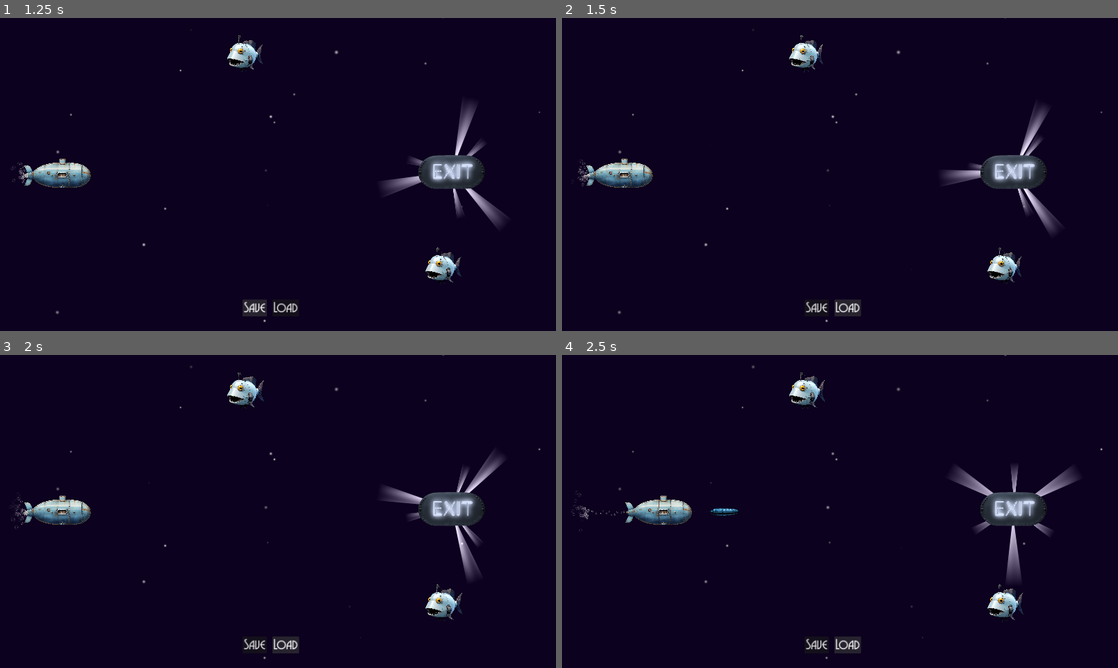
Above: before the commit, frames 1-4 (two rows, left to right).
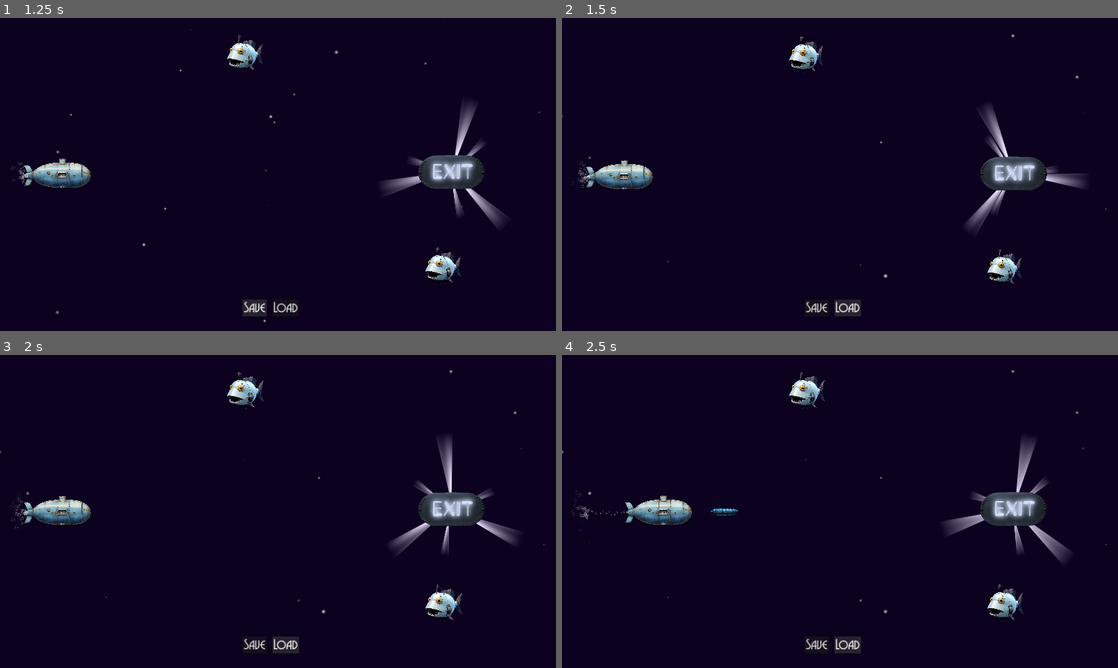
Above: after the commit, the same moments.

Repository: godotneers/saving-loading-video
Game: Godot game, scene res://game.tscn
The game is run twice, just before and just after one commit, with the same random seed, the same clock (stepped at 60 frames per second) and the same inputs.
Inputs:
- Up to frame 1 (1.25 s): click "Save" at 0.5 s
- Up to frame 2 (1.5 s): click "Load" at 1.25 s
- Up to frame 3 (2 s): no input
- Up to frame 4 (2.5 s): hold D (right) from 2.03 s (still down); hold Space (fire) from 2.03 s (still down)

Frame 1 is identical in both runs. In frame 2, 3.4% of the frame differs, in the area x 0-98%, y 0-98%; in frame 3, 2.3%; in frame 4, 2.1%.

Commit message:
feat: add full save/load including levels

Diff:
--- a/level_exit/level_exit.tscn
+++ b/level_exit/level_exit.tscn
@@ -94,21 +94,21 @@
 script = ExtResource("1_d4hnl")
 
 [node name="LightConeRoot" type="Node2D" parent="."]
-rotation = 1.16238
+rotation = 0.628208
 
 [node name="LightCone" parent="LightConeRoot" instance=ExtResource("1_2r5cp")]
-material = SubResource("ShaderMaterial_o547e")
+material = SubResource("ShaderMaterial_vt64g")
 position = Vector2(139.729, 1.61257)
 scale = Vector2(64, 256)
 
 [node name="LightCone2" parent="LightConeRoot" instance=ExtResource("1_2r5cp")]
-material = SubResource("ShaderMaterial_1ccoj")
+material = SubResource("ShaderMaterial_1phdr")
 position = Vector2(-71.8767, 113.349)
 rotation = 0.541052
 scale = Vector2(64, 256)
 
 [node name="LightCone3" parent="LightConeRoot" instance=ExtResource("1_2r5cp")]
-material = SubResource("ShaderMaterial_0opgs")
+material = SubResource("ShaderMaterial_agrg4")
 position = Vector2(-67.2145, -120.342)
 rotation = 2.61799
 scale = Vector2(64, 256)
--- a/levels/level_0.tscn
+++ b/levels/level_0.tscn
@@ -13,7 +13,7 @@
 [sub_resource type="RectangleShape2D" id="RectangleShape2D_8khbb"]
 size = Vector2(184, 1279.5)
 
-[node name="Level0" type="Node2D"]
+[node name="Level0" type="Node2D" groups=["level"]]
 script = ExtResource("1_efrk8")
 next_level = "res://levels/level_1.tscn"
 
--- a/levels/level_1.tscn
+++ b/levels/level_1.tscn
@@ -14,7 +14,7 @@
 [sub_resource type="RectangleShape2D" id="RectangleShape2D_8khbb"]
 size = Vector2(184, 1279.5)
 
-[node name="Level1" type="Node2D"]
+[node name="Level1" type="Node2D" groups=["level"]]
 script = ExtResource("1_b70ol")
 next_level = "res://levels/level_3.tscn"
 
--- a/levels/level_3.tscn
+++ b/levels/level_3.tscn
@@ -14,7 +14,7 @@
 [sub_resource type="RectangleShape2D" id="RectangleShape2D_8khbb"]
 size = Vector2(184, 1279.5)
 
-[node name="Level3" type="Node2D"]
+[node name="Level3" type="Node2D" groups=["level"]]
 script = ExtResource("1_b70ol")
 next_level = "res://levels/level_4.tscn"
 
--- a/levels/level_4.tscn
+++ b/levels/level_4.tscn
@@ -14,7 +14,7 @@
 [sub_resource type="RectangleShape2D" id="RectangleShape2D_8khbb"]
 size = Vector2(184, 1759.38)
 
-[node name="Level4" type="Node2D"]
+[node name="Level4" type="Node2D" groups=["level"]]
 script = ExtResource("1_qhwon")
 next_level = "res://levels/level_0.tscn"
 
--- a/saved_game/saved_game.gd
+++ b/saved_game/saved_game.gd
@@ -1,6 +1,11 @@
 class_name SavedGame
 extends Resource
 
+## Path to the level that was loaded when the game was saved
+@export var level_path:String
+## Position of the player
 @export var player_position:Vector2
+## Health of the player
 @export var player_health:float
+## Saved data for all dynamic parts of the level
 @export var saved_data:Array[SavedData] = []
--- a/saver_loader/saver_loader.gd
+++ b/saver_loader/saver_loader.gd
@@ -2,46 +2,65 @@
 extends Node
 
 @onready var _player:Player = %Player as Player
-@onready var _world_root = %WorldRoot
+@onready var _world_root:WorldRoot = %WorldRoot
 
 
 func save_game():
 	var saved_game := SavedGame.new()
 
+	# save the path to the currently loaded level
+	saved_game.level_path = _world_root.get_current_level_path()
+
+	# store player health and position
 	saved_game.player_health = _player.health
 	saved_game.player_position = _player.global_position
 
-
+	# collect all dynamic game elements
 	var saved_data:Array[SavedData] = []
 	get_tree().call_group("game_events", "on_save_game", saved_data)
 
+	# store them in the savegame
 	saved_game.saved_data = saved_data
 
+	# write the savegame to disk
 	ResourceSaver.save(saved_game, "user://savegame.tres")
 
 
 
 func load_game():
+
+	# fix any paths that may be broken after a game update
 	var fixed_path = PathFixer.fix_paths("user://savegame.tres")
 	print("Loading from ", fixed_path )
 
+	# load the savegame securely
 	var saved_game:SavedGame = SafeResourceLoader.load(fixed_path) as SavedGame
 	if saved_game == null:
 		return
 
+	# first restore the level
+	# this may take a few frames, so we wait with await
+	await _world_root.load_level_async(saved_game.level_path)
+
+	# clear the stage
+	get_tree().call_group("game_events", "on_before_load_game")
+
+	# restore player position
 	_player.global_position = saved_game.player_position
-	# verify player health
+	# verify & restore player health
 	_player.health = min(saved_game.player_health, 200)
 
-	get_tree().call_group("game_events", "on_before_load_game")
-
+	# restore all dynamic game elements
 	for item in saved_game.saved_data:
 		# skip over data we don't use anymore
 		if item is UnusedData:
 			continue
 
+		# load the scene of the saved item and create a new instance
 		var scene := load(item.scene_path) as PackedScene
 		var restored_node = scene.instantiate()
+		# add it to the world root
 		_world_root.add_child(restored_node)
+		# and run any custom load logic
 		if restored_node.has_method("on_load_game"):
 			restored_node.on_load_game(item)
--- /dev/null
+++ b/tower/saved_tower_data.gd
@@ -0,0 +1,9 @@
+class_name SavedTowerData
+extends SavedData
+
+## the health the tower had when the game was saved
+@export var health:float
+## the rotation the tower had when the game was saved
+@export var rotation:float
+## the cooldown until the tower can shoot again
+@export var cooldown:float
--- a/tower/tower.gd
+++ b/tower/tower.gd
@@ -1,7 +1,4 @@
 extends Node2D
-
-# emitted when the player earns score by hitting this
-signal score_earned(score:int)
 
 @export var ammo:PackedScene
 @export var cooldown:float = 2.5
@@ -21,13 +18,42 @@
 
 
 var _cooldown:float = 0
-var _is_dying:bool = false
+var _dying:bool = false
 var _current_enemy:Node2D = null
 var _last_enemy_position:Vector2
 
 
+func on_save_game(saved_data:Array[SavedData]):
+	if _dying:
+		return
+
+	var my_data = SavedTowerData.new()
+	my_data.position = global_position
+	my_data.scene_path = scene_file_path
+	my_data.rotation = rotation
+	my_data.health = _health
+	my_data.cooldown = _cooldown
+	saved_data.append(my_data)
+
+
+func on_before_load_game():
+	get_parent().remove_child(self)
+	queue_free()
+
+
+func on_load_game(saved_data:SavedData):
+	global_position = saved_data.position
+
+	if saved_data is SavedTowerData:
+		var my_data = saved_data as SavedTowerData
+		_health = my_data.health
+		rotation = my_data.rotation
+		_cooldown = my_data.cooldown
+		# health indicator does not rotate with us
+		_health_indicator.global_rotation = 0
+
 func take_damage(amount:float):
-	if _is_dying:
+	if _dying:
 		return
 
 	_health -= amount
@@ -47,7 +73,7 @@
 
 
 func _physics_process(delta):
-	if _is_dying:
+	if _dying:
 		return
 
 	_cooldown -= delta
@@ -88,10 +114,9 @@
 
 	_cooldown = cooldown
 
-## Plays the death animation and awards points.
+## Plays the death animation
 func _die():
-	_is_dying = true
-	score_earned.emit(points)
+	_dying = true
 	_collision_shape.set_deferred("disabled", true)
 	_animation_player.play("explode")
 	await _animation_player.animation_finished
--- a/world_root/world_root.gd
+++ b/world_root/world_root.gd
@@ -35,3 +35,13 @@
 
 func _on_level_exit_reached(next_level:String):
 	level_exit_reached.emit(next_level)
+
+## 	returns the path to the currently loaded level
+func get_current_level_path():
+	# find the first node in the level group and return its scene path
+	for node in get_tree().get_nodes_in_group("level"):
+		return node.scene_file_path
+
+	# if we have no level push an error (shouldn't really happen)
+	push_error("currently no level is loaded")
+	return "res://invalid.tscn"
Not shown: 2 places in level_exit/level_exit.tscn that only renumber resources
Not shown, changed: README.md
